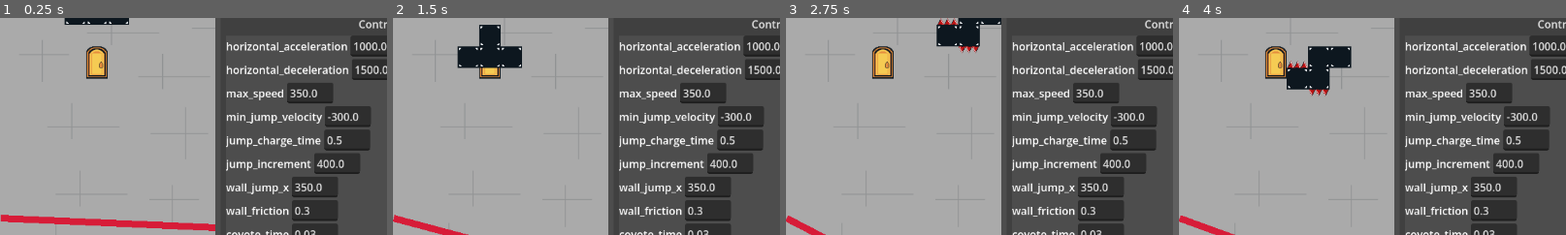
Above: before the commit, frames 1-4 (left to right).
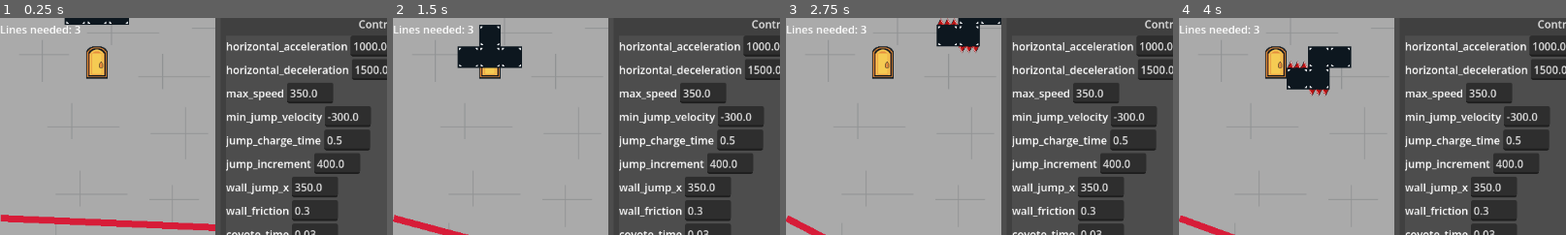
Above: after the commit, the same moments.

Repository: NicoWired/tetrascape
Game: Godot game, scene res://source/main_screens/main/main.tscn
Two runs of this game, one before a commit and one after it. Both use one fixed random seed, a clock stepped at 60 frames per second and the inputs below. The engine's default icon, where the game draws it, is replaced by a stand-in: a white triangle on a blue panel in a dark square.
Inputs:
- Up to frame 1 (0.25 s): no input
- Up to frame 2 (1.5 s): click "Apply" at 0.5 s; click "God Mode" at 1.25 s
- Up to frame 3 (2.75 s): hold D (right) from 2.03 s (still down); tap N (drop) at 2.1 s; tap Space (jump) at 2.27 s
- Up to frame 4 (4 s): tap J (rotate_cc) at 2.85 s; tap Space (jump) at 3.02 s; release D (right) at 3.53 s; hold A (left) from 3.53 s (still down); tap K (rotate_cw) at 3.6 s
The pictures show only the part of the screen within x 0-50%, y 3-53%; the shares and areas given below are measured in that part.

The runs differ from the first frame. In frame 1, 0.3% of the frame differs, in the area x 0-21%, y 3-8%; in frame 2, 0.3%; in frame 3, 0.3%; in frame 4, 0.3%.
Error in both runs: Invalid access to property or key 'god_mode' on a base object of type 'Nil'. (res://source/dev/controlcutre.gd:43)

Commit message:
add lines requirement to open the door

Diff:
--- a/source/GUI/hud.gd
+++ b/source/GUI/hud.gd
@@ -1,4 +1,10 @@
 class_name GameHUD
 extends Control
 
-@onready var countdown_label: Label = $CountdownLabel
+@onready var countdown_label: Label = %CountdownLabel
+@onready var lines_label: Label = %LinesLabel
+
+func update_lines(lines: int) -> void:
+	if lines < 0:
+		lines = 0
+	lines_label.text = "Lines needed: %s" % lines
--- a/source/GUI/hud.tscn
+++ b/source/GUI/hud.tscn
@@ -11,8 +11,16 @@
 grow_vertical = 2
 script = ExtResource("1_6bsq7")
 
-[node name="CountdownLabel" type="Label" parent="." unique_id=605352877]
+[node name="VBoxContainer" type="VBoxContainer" parent="." unique_id=2082850275]
 layout_mode = 0
 offset_right = 40.0
-offset_bottom = 23.0
+offset_bottom = 40.0
+
+[node name="CountdownLabel" type="Label" parent="VBoxContainer" unique_id=605352877]
+unique_name_in_owner = true
+layout_mode = 2
 text = "TEST"
+
+[node name="LinesLabel" type="Label" parent="VBoxContainer" unique_id=741117798]
+unique_name_in_owner = true
+layout_mode = 2
--- a/source/levels/level.gd
+++ b/source/levels/level.gd
@@ -5,8 +5,10 @@
 const PLAYER_SPAWN_COORDS: Vector2i = Vector2i(4,19) * GameConfig.TILE_SIZE
 
 @export var countdown_time: int = 180
+@export var lines_required: int = 3
 
 var remaining_time: int
+var total_lines: int
 
 @onready var exit_door: ExitDoor = $ExitDoor
 @onready var player: Player = $Player
@@ -40,6 +42,7 @@
 	hud.countdown_label.text = str(countdown_time)
 	countdown.start()
 
+	board.lines_formed.connect(on_lines_formed)
 	board.player_entered_piece.connect(game_over)
 	exit_door.player_entered.connect(game_over)
 	exit_door.global_position = EXIT_DOOR_COORDS
@@ -53,6 +56,9 @@
 func initialize() -> void:
 	player.position = PLAYER_SPAWN_COORDS
 	remaining_time = countdown_time
+	total_lines = 0
+	exit_door.active = false
+	hud.update_lines(lines_required)
 	board.initialize()
 
 func _process(_delta: float) -> void:
@@ -88,3 +94,9 @@
 	hud.countdown_label.text = str(remaining_time)
 	if remaining_time <= 0:
 		game_over()
+
+func on_lines_formed(lines: int) -> void:
+	total_lines += lines
+	hud.update_lines(lines_required - total_lines)
+	if total_lines >= lines_required:
+		exit_door.active = true
--- a/source/props/exit_door/exit_door.gd
+++ b/source/props/exit_door/exit_door.gd
@@ -4,6 +4,8 @@
 signal player_entered
 
 const DOOR_SHAPE_SCALE: float = 0.7
+
+var active: bool = false
 
 @onready var door_area: Area2D = $DoorArea
 @onready var door_collision_shape: CollisionShape2D = $DoorArea/DoorCollisionShape
@@ -57,5 +59,5 @@
 	add_child(door_area_br)
 
 func check_player_entered(values: DoorValues) -> void:
-	if values.flg_br and values.flg_tl:
+	if values.flg_br and values.flg_tl and active:
 		player_entered.emit()
--- a/source/puzzle/board/board.gd
+++ b/source/puzzle/board/board.gd
@@ -2,6 +2,7 @@
 extends Node2D
 
 signal player_entered_piece
+signal lines_formed
 
 const PIECE_SPAWN_OFFSET: Vector2i = Vector2i(3,-1)
 const DAS: float = 0.3
@@ -206,4 +207,5 @@
 				new_board_state[new_pos] = square
 
 	board_state = new_board_state
-#endregion
+	lines_formed.emit(lines.size())
+#endregion
